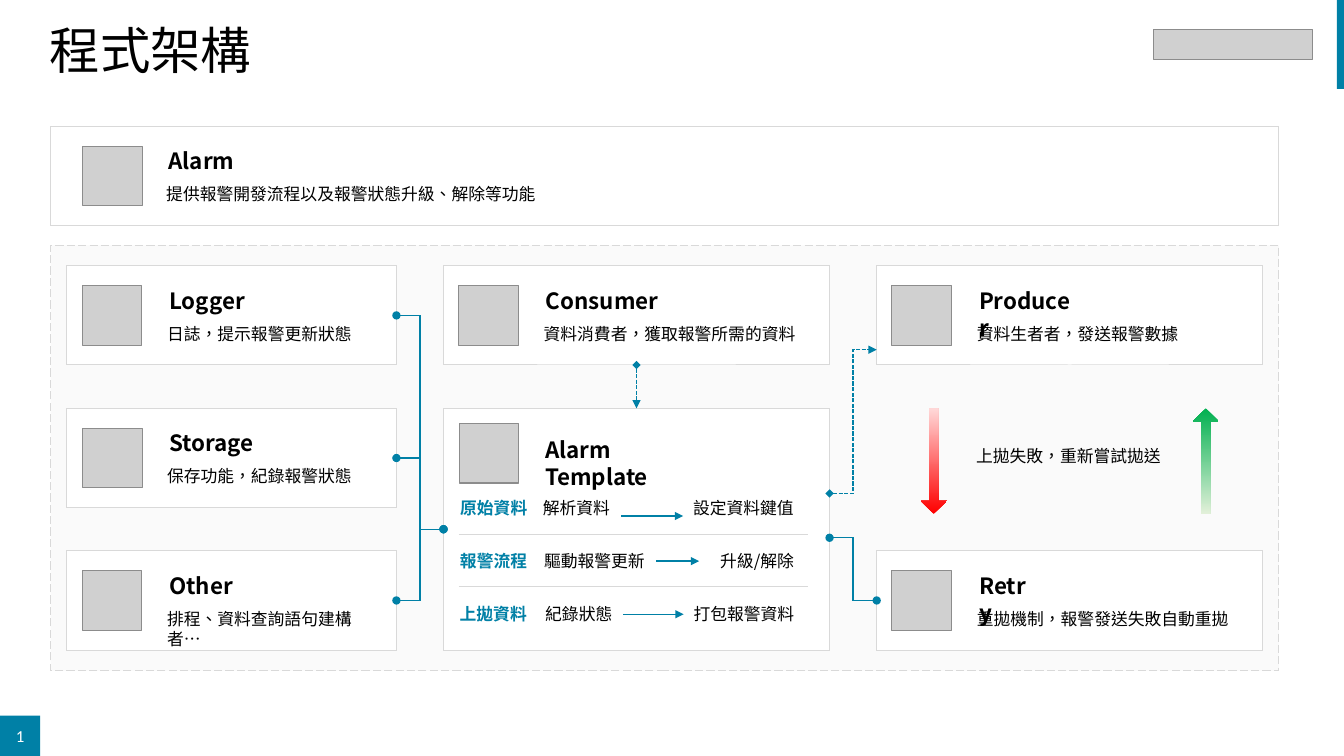
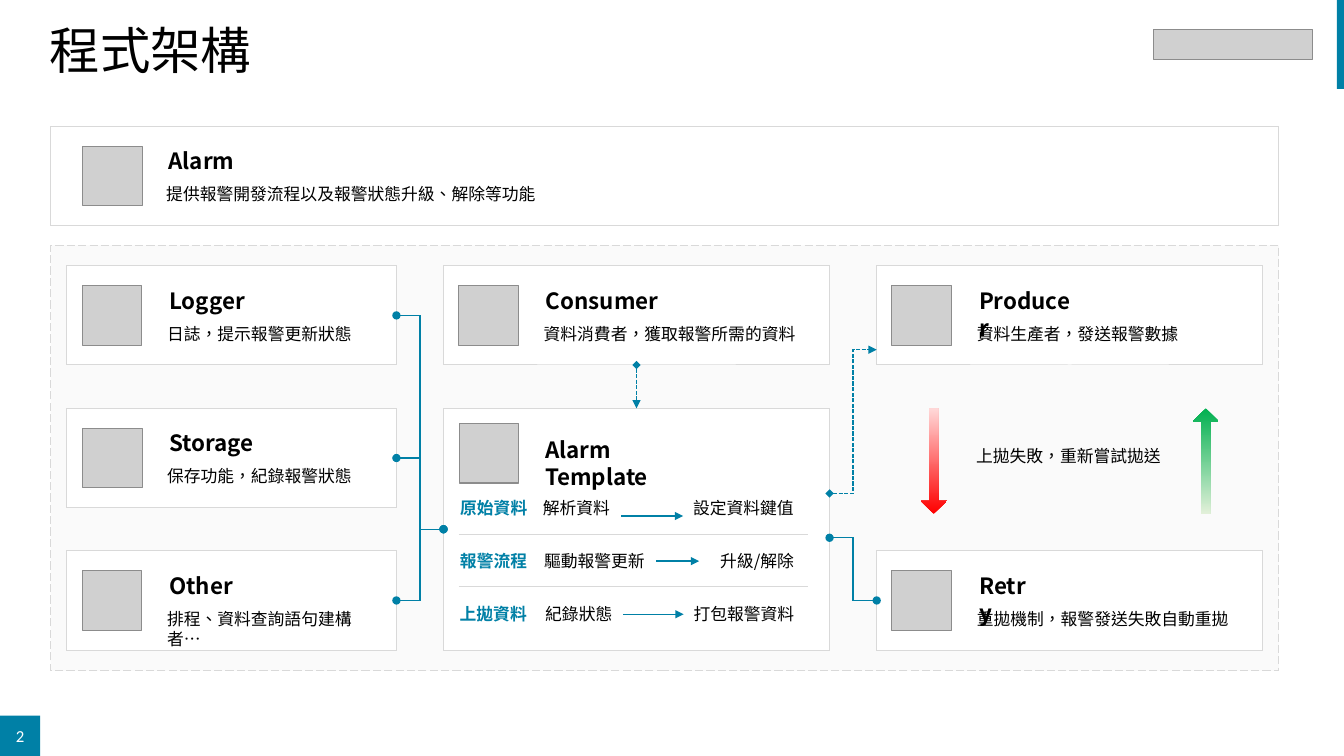
Before and after one commit to SteveLin100132/dmc, a slide deck: slide 2 of docs/architecture.pptx (slide 1 before the commit). Drawn at 1344x756 pixels with LibreOffice and Linux fonts; fonts in the diff are those of the drawing; grey boxes stand for pictures. Boxes give left, top, right and bottom in pixels: in the first picture for what was removed or moved away, otherwise in the second. Text is boxed around its words. In the diff, an @@ line names an element or a change of style, - is before the commit and + after.

Commit message:
Fixed alarm template
修正
1. 提供報警狀態改為實作方法，避免迴船報警狀態共用，使備援機制在恢復報警狀態後，讓其中一個報警影響到其他報警的報警狀態

```diff
--- a/docs/architecture.pptx
+++ b/docs/architecture.pptx
@@ text at (977,323,1178,342): text changed @@
-資料生者者，發送報警數據
+資料生產者，發送報警數據
@@ page number at (16,731,24,742): text changed @@
-1
+2
```
Also in this commit, not shown: 1 slide added, 10 other files.
